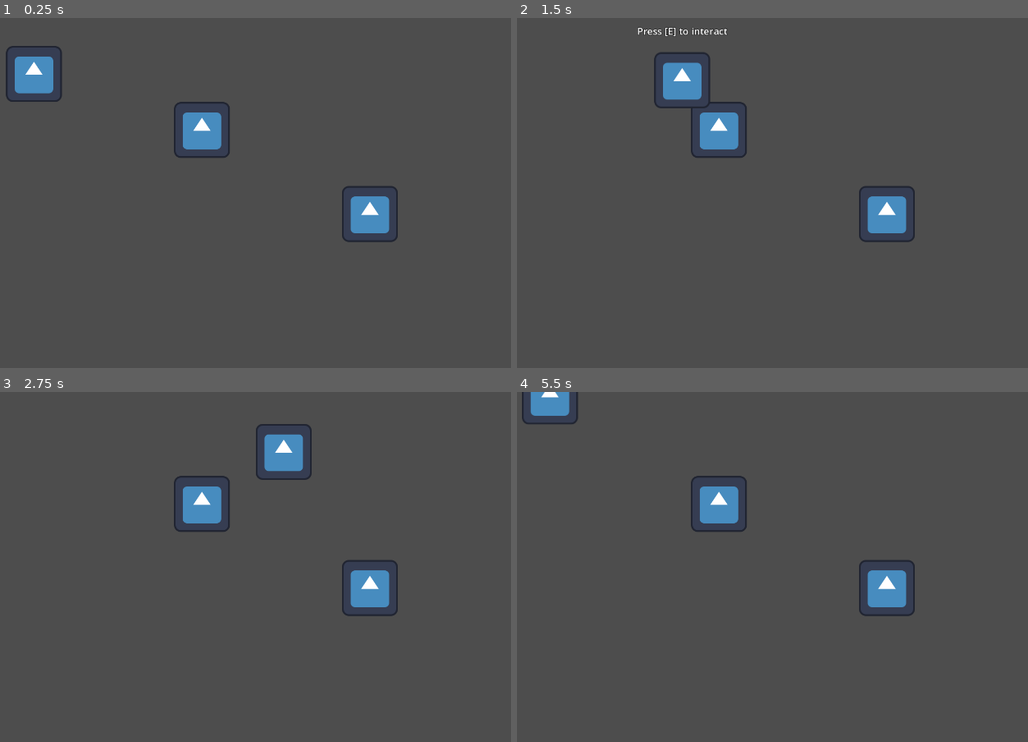
Above: before the commit, frames 1-4 (two rows, left to right).
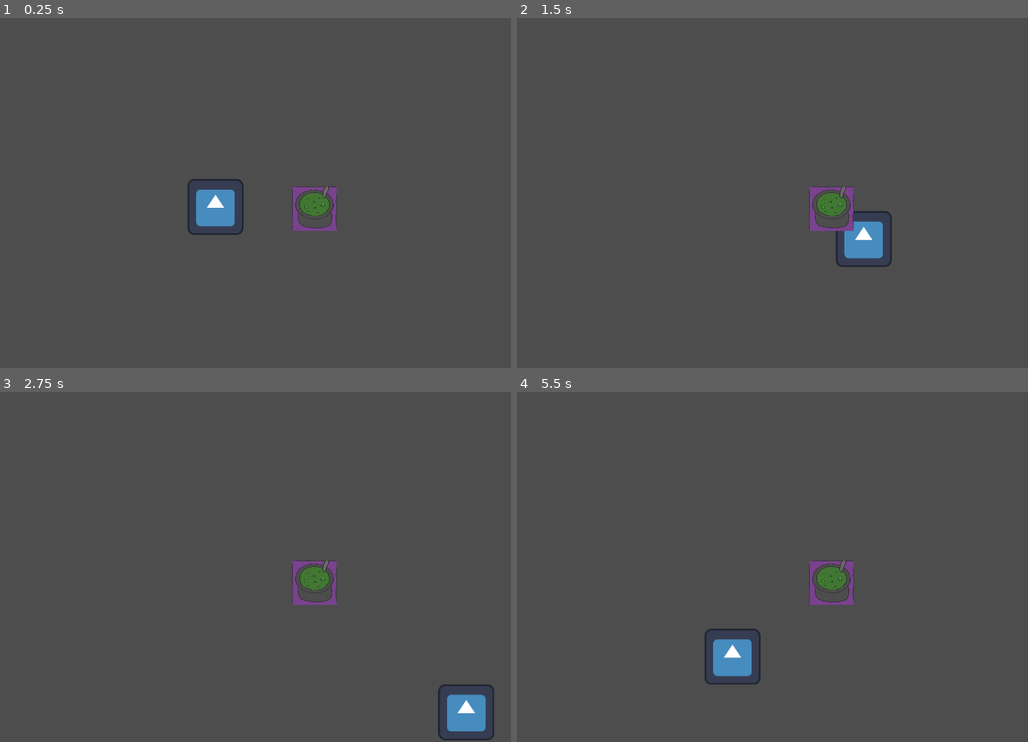
Above: after the commit, the same moments.

Repository: monaimerr/Ryhm-2
Game: Godot game, scene res://scenes/test/cauldron_test.tscn
Same seed, same stepped clock (60 frames per second), same inputs: the game is played once before the commit and once after it. Before the commit the project starts from res://scenes/main/main.tscn. The engine's default icon, where the game draws it, is replaced by a stand-in: a white triangle on a blue panel in a dark square.
Inputs:
- Up to frame 1 (0.25 s): no input
- Up to frame 2 (1.5 s): tap Enter at 0.5 s; hold D (right) 0.53-1.28 s; hold E (interact) 0.53-1.28 s; hold S (down) from 1.28 s (still down); tap E (interact) at 1.35 s
- Up to frame 3 (2.75 s): tap E (interact) at 2 s; release S (down) at 2.03 s; hold D (right) from 2.03 s (still down); hold E (interact) from 2.03 s (still down)
- Up to frame 4 (5.5 s): release D (right) at 2.78 s; release E (interact) at 2.78 s; hold W (up) 2.78-3.53 s; tap E (interact) at 2.85, 4.35 s; hold E (interact) 3.53-4.28 s; hold A (left) 3.53-5.03 s; hold S (down) from 5.03 s (still down); hold E (interact) from 5.03 s (still down)

The runs differ from the first frame. In frame 1, 4.8% of the frame differs, in the area x 1-78%, y 7-65%; in frame 2, 4.6%; in frame 3, 4.8%; in frame 4, 4.4%.

Commit message:
cauldron with placeholder ui and test scene (not working

Diff:
--- a/flask/project.godot
+++ b/flask/project.godot
@@ -11,7 +11,7 @@
 [application]
 
 config/name="Flask"
-run/main_scene="res://scenes/main/main.tscn"
+run/main_scene="uid://chvypg251s4aw"
 config/features=PackedStringArray("4.4", "Forward Plus")
 config/icon="res://art/icon.svg"
 
--- /dev/null
+++ b/flask/scenes/UI/cauldron_menu/cauldronmenu.tscn
@@ -0,0 +1,28 @@
+[gd_scene load_steps=2 format=3 uid="uid://cxavsjams7k3x"]
+
+[ext_resource type="Script" uid="uid://cbgahdhfj4q7t" path="res://scripts/entities/objects/cauldron/cauldronmenu.gd" id="1_8kqvv"]
+
+[node name="Cauldronmenu" type="Control"]
+layout_mode = 3
+anchors_preset = 0
+script = ExtResource("1_8kqvv")
+
+[node name="ColorRect" type="ColorRect" parent="."]
+layout_mode = 0
+offset_left = 146.0
+offset_top = 72.0
+offset_right = 186.0
+offset_bottom = 112.0
+
+[node name="VBoxContainer" type="VBoxContainer" parent="ColorRect"]
+layout_mode = 0
+offset_left = 216.0
+offset_top = 128.0
+offset_right = 256.0
+offset_bottom = 168.0
+
+[node name="potion1" type="Button" parent="ColorRect/VBoxContainer"]
+layout_mode = 2
+
+[node name="potion2" type="Button" parent="ColorRect/VBoxContainer"]
+layout_mode = 2
--- /dev/null
+++ b/flask/scenes/entities/objects/cauldron.tscn
@@ -0,0 +1,40 @@
+[gd_scene load_steps=7 format=3 uid="uid://u8dknx7yj2p2"]
+
+[ext_resource type="Script" uid="uid://bk0atclu281hh" path="res://scripts/entities/objects/cauldron/cauldron.gd" id="1_v4qvh"]
+[ext_resource type="PackedScene" uid="uid://b1keub3h102q6" path="res://scenes/interaction/interaction_area.tscn" id="2_13v4b"]
+[ext_resource type="Texture2D" uid="uid://4hj7nb0ln3f8" path="res://art/tilemap.png" id="2_coud1"]
+
+[sub_resource type="RectangleShape2D" id="RectangleShape2D_coud1"]
+size = Vector2(75, 75)
+
+[sub_resource type="RectangleShape2D" id="RectangleShape2D_5cpmy"]
+size = Vector2(100, 100)
+
+[sub_resource type="RectangleShape2D" id="RectangleShape2D_13v4b"]
+size = Vector2(50, 50)
+
+[node name="Cauldron" type="Node2D"]
+script = ExtResource("1_v4qvh")
+
+[node name="Sprite2D" type="Sprite2D" parent="."]
+scale = Vector2(0.2, 0.2)
+texture = ExtResource("2_coud1")
+region_enabled = true
+region_rect = Rect2(620.947, 6.28149, 506.728, 507.45)
+
+[node name="Area2D" type="Area2D" parent="."]
+
+[node name="CollisionShape2D" type="CollisionShape2D" parent="Area2D"]
+shape = SubResource("RectangleShape2D_coud1")
+
+[node name="Interactable" parent="." instance=ExtResource("2_13v4b")]
+
+[node name="CollisionShape2D" type="CollisionShape2D" parent="Interactable"]
+shape = SubResource("RectangleShape2D_5cpmy")
+
+[node name="StaticBody2D" type="StaticBody2D" parent="."]
+collision_layer = 2
+collision_mask = 0
+
+[node name="CollisionShape2D" type="CollisionShape2D" parent="StaticBody2D"]
+shape = SubResource("RectangleShape2D_13v4b")
--- /dev/null
+++ b/flask/scenes/test/cauldron_test.tscn
@@ -0,0 +1,13 @@
+[gd_scene load_steps=3 format=3 uid="uid://chvypg251s4aw"]
+
+[ext_resource type="PackedScene" uid="uid://burv151ryj8af" path="res://scenes/entities/characters/player/player.tscn" id="1_0nw8v"]
+[ext_resource type="PackedScene" uid="uid://u8dknx7yj2p2" path="res://scenes/entities/objects/cauldron.tscn" id="2_senbr"]
+
+[node name="CauldronTest" type="Node2D"]
+position = Vector2(444, 192)
+
+[node name="player" parent="." instance=ExtResource("1_0nw8v")]
+position = Vector2(163, 240)
+
+[node name="Cauldron" parent="." instance=ExtResource("2_senbr")]
+position = Vector2(389, 244)
--- /dev/null
+++ b/flask/scripts/entities/objects/cauldron/cauldron.gd
@@ -0,0 +1,40 @@
+extends Node2D
+
+@onready var interaction_component = $Area2D
+
+var player_near = false
+
+func _ready():
+	if interaction_component == null:
+		print("ERROR: Area2D node not found!")
+		return
+
+	var enter_result = interaction_component.body_entered.connect(_on_body_entered)
+	var exit_result = interaction_component.body_exited.connect(_on_body_exited)
+
+	if enter_result != OK or exit_result != OK:
+		print("ERROR: Failed to connect signals!")
+	else:
+		print("Cauldron signals connected successfully")
+
+func _on_body_entered(body):
+	print("Body entered: ", body.name)
+	if body.is_in_group("player"):
+		player_near = true
+		print("Press E to use the cauldron")
+
+func _on_body_exited(body):
+	print("Body exited: ", body.name)
+	if body.is_in_group("player"):
+		player_near = false
+		print("Player left cauldron area")
+
+func _process(delta):
+	if player_near and Input.is_action_just_pressed("interact"):
+		print("Interact key pressed")
+		open_menu()
+
+func open_menu():
+	print("Opening potion crafting menu...")
+	var ui = preload("res://scenes/UI/cauldron_menu/cauldronmenu.tscn").instantiate()
+	get_tree().current_scene.add_child(ui)
--- /dev/null
+++ b/flask/scripts/entities/objects/cauldron/cauldronmenu.gd
@@ -0,0 +1,10 @@
+extends Control
+
+func _ready():
+	$VBoxContainer/HealthPotionButton.pressed.connect(_on_potion_selected.bind("Health Potion"))
+	$VBoxContainer/ManaPotionButton.pressed.connect(_on_potion_selected.bind("Mana Potion"))
+	$VBoxContainer/CloseButton.pressed.connect(queue_free)
+
+func _on_potion_selected(potion_name):
+	print(potion_name, "selected (no crafting logic yet)")
+	queue_free()
Not shown, added: flask/entities/player.gd.uid
Not shown, added: flask/entities/test_object.gd.uid
Not shown, added: flask/interaction/interacting_component.gd.uid
Not shown, added: flask/interaction/interaction_area.gd.uid
Not shown, added: flask/scripts/entities/objects/cauldron/cauldron.gd.uid
Not shown, added: flask/scripts/entities/objects/cauldron/cauldronmenu.gd.uid
Not shown, added: flask/scripts/main.gd.uid
